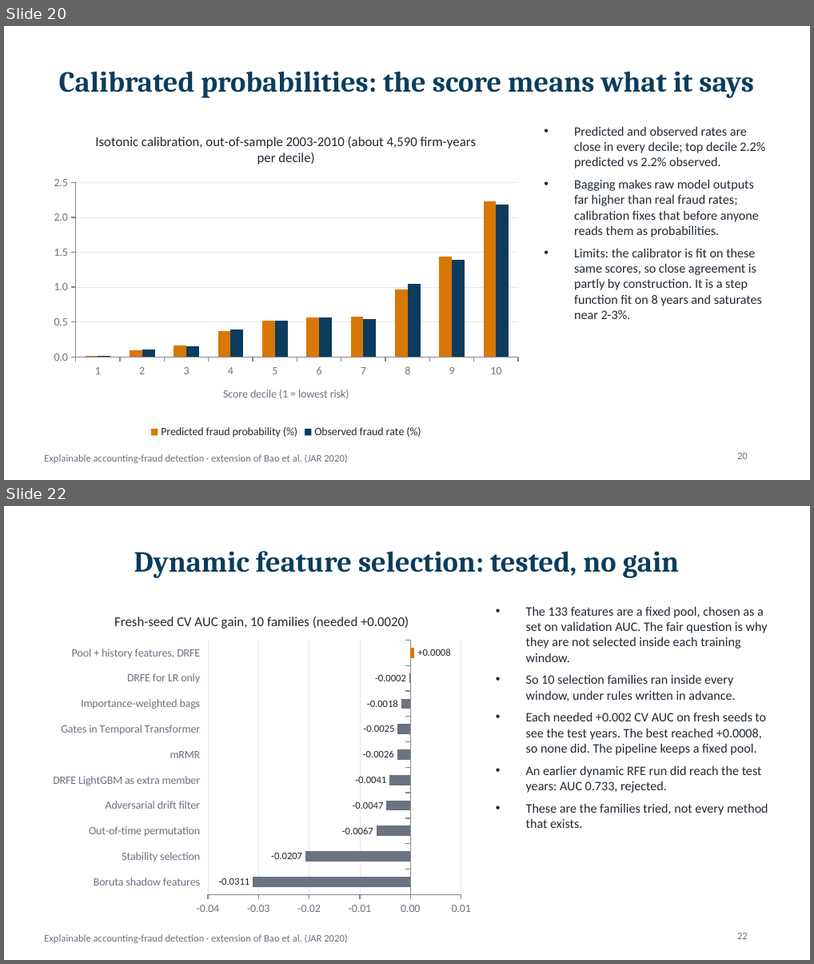
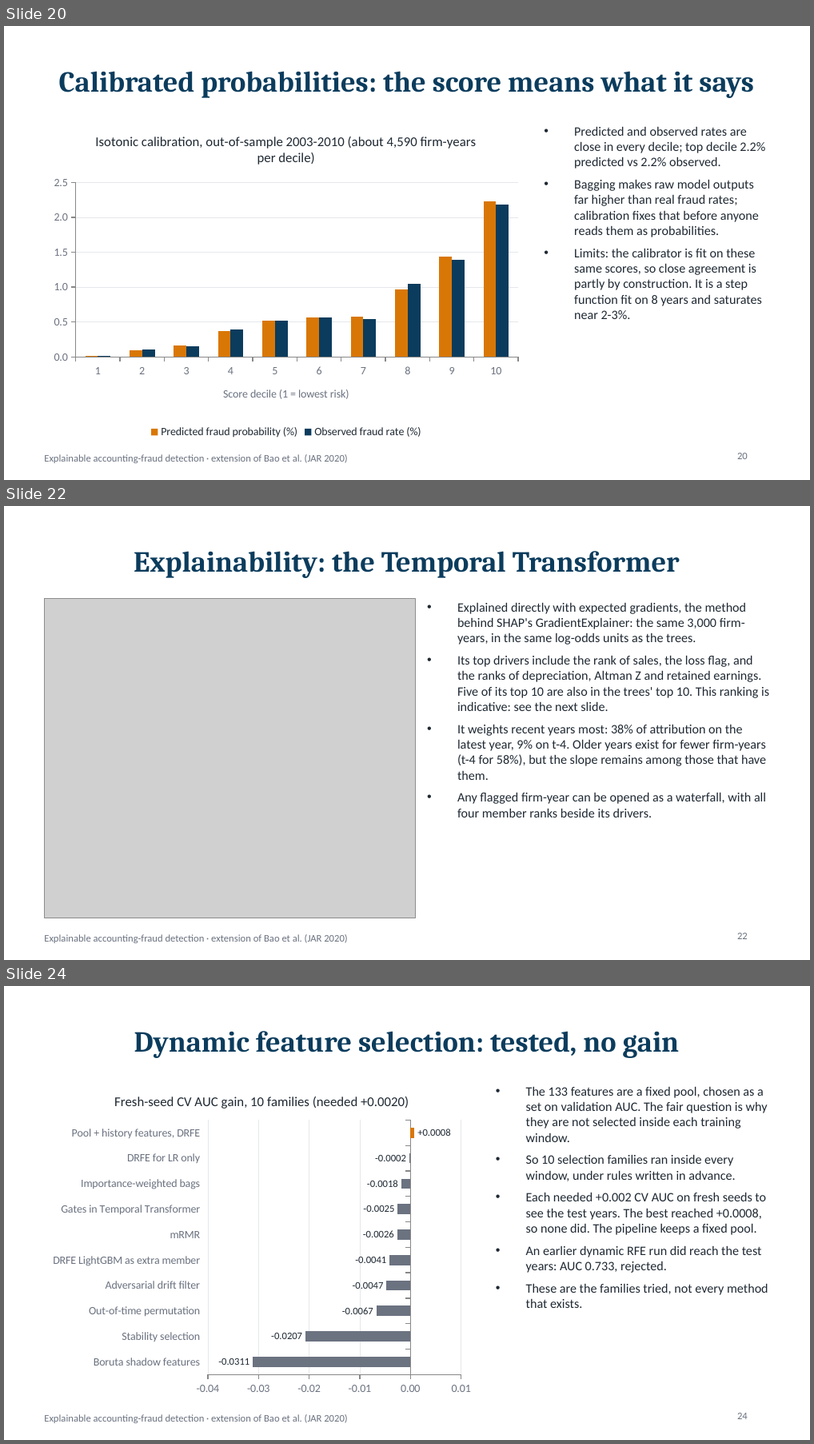
Before and after one commit to dhruv-37/Final-Year-Project-Minor, a slide deck: presentation/Fraud_Detection_Project.pptx. Shown one above the other, each under a label of ours: slides 20 and 22 before the commit, slides 20, 22 and 24 after it; the slides between them are not shown. The pictures are 814x964 and 814x1444 pixels, drawn with LibreOffice and Linux fonts; fonts in the diff are those of the drawing; grey boxes stand for pictures. Boxes give left, top, right and bottom in pixels: in the first picture for what was removed or moved away, otherwise in the second. Text is boxed around its words. In the diff, an @@ line names an element or a change of style, - is before the commit and + after.

```diff
--- a/presentation/Fraud_Detection_Project.pptx
+++ b/presentation/Fraud_Detection_Project.pptx
@@ slide 22 added at (x1=4, y1=506, x2=810, y2=960), background #FFFFFF; not listed: 1 template element that a slide beside it also shows @@
@@ title added at (x1=134, y1=551, x2=680, y2=578), 26 pt, text #0B3C5D, bold @@
+Explainability: the Temporal Transformer
@@ picture added at (x1=44, y1=599, x2=416, y2=917) @@
@@ text added at (x1=458, y1=602, x2=770, y2=817), 11.5 pt, text #1F2933 @@
+• Explained directly with expected gradients, the method behind SHAP's GradientExplainer: the same 3,000 firm-years, in the same log-odds units as the trees.
+• Its top drivers include the rank of sales, the loss flag, and the ranks of depreciation, Altman Z and retained earnings. Five of its top 10 are also in the trees' top 10. This ranking is indicative: see the next slide.
+• It weights recent years most: 38% of attribution on the latest year, 9% on t-4. Older years exist for fewer firm-years (t-4 for 58%), but the slope remains among those that have them.
+• Any flagged firm-year can be opened as a waterfall, with all four member ranks beside its drivers.
@@ page number added at (x1=738, y1=932, x2=748, y2=939), 9 pt, text #6B7280 @@
+22
@@ what was slide 22 is now slide 24 @@
@@ page number at (x1=738, y1=1412, x2=748, y2=1419): text changed @@
-22
+24
```
Also in this commit, not shown: 3 slides changed, 1 other slide added, 25 other files.
